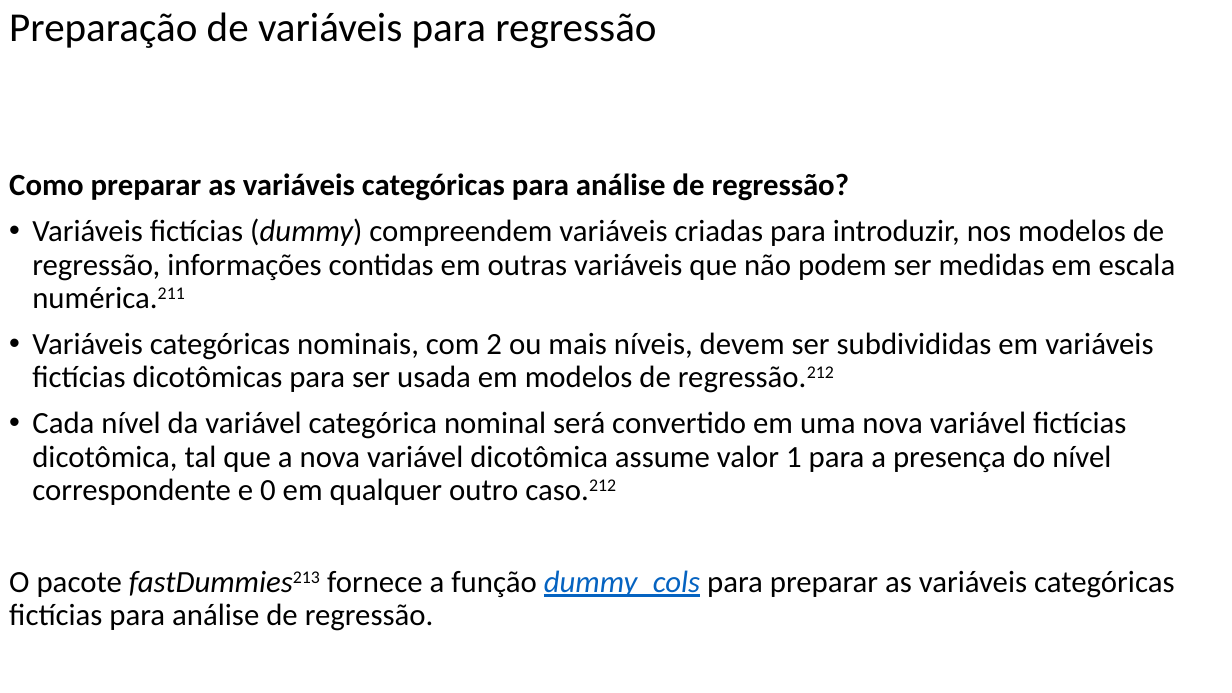
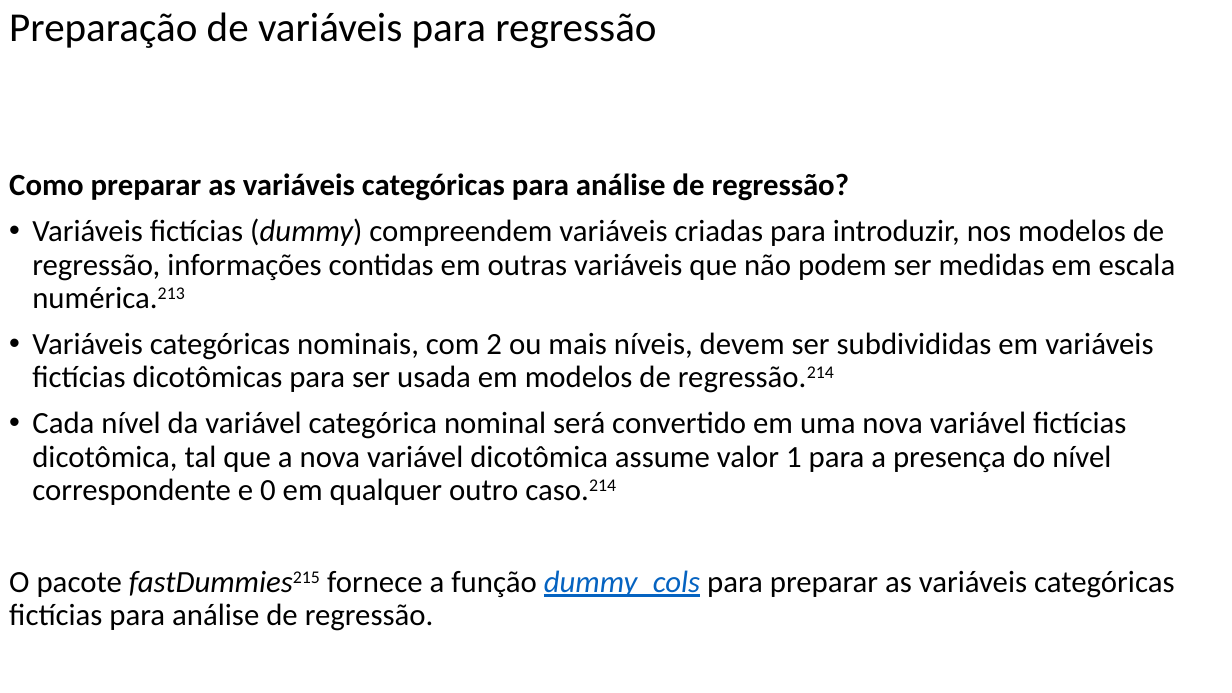
Before and after one commit to FerreiraAS/Ciencia-com-R, a slide deck: slide 121 of docs/Ciencia-com-R.pptx. Drawn at 1232x693 pixels with LibreOffice and Linux fonts; fonts in the diff are those of the drawing. Boxes give left, top, right and bottom in pixels: in the first picture for what was removed or moved away, otherwise in the second. Text is boxed around its words. In the diff, an @@ line names an element or a change of style, - is before the commit and + after.

```diff
--- a/docs/Ciencia-com-R.pptx
+++ b/docs/Ciencia-com-R.pptx
@@ text at [9, 218, 1176, 631]: text changed @@
-• Variáveis fictícias (dummy) compreendem variáveis criadas para introduzir, nos modelos de regressão, informações contidas em outras variáveis que não podem ser medidas em escala numérica.211
-• Variáveis categóricas nominais, com 2 ou mais níveis, devem ser subdivididas em variáveis fictícias dicotômicas para ser usada em modelos de regressão.212
-• Cada nível da variável categórica nominal será convertido em uma nova variável fictícias dicotômica, tal que a nova variável dicotômica assume valor 1 para a presença do nível correspondente e 0 em qualquer outro caso.212
-O pacote fastDummies213 fornece a função dummy_cols para preparar as variáveis categóricas fictícias para análise de regressão.
+• Variáveis fictícias (dummy) compreendem variáveis criadas para introduzir, nos modelos de regressão, informações contidas em outras variáveis que não podem ser medidas em escala numérica.213
+• Variáveis categóricas nominais, com 2 ou mais níveis, devem ser subdivididas em variáveis fictícias dicotômicas para ser usada em modelos de regressão.214
+• Cada nível da variável categórica nominal será convertido em uma nova variável fictícias dicotômica, tal que a nova variável dicotômica assume valor 1 para a presença do nível correspondente e 0 em qualquer outro caso.214
+O pacote fastDummies215 fornece a função dummy_cols para preparar as variáveis categóricas fictícias para análise de regressão.
```
Also in this commit, not shown: 35 other slides changed, 34 other files.
